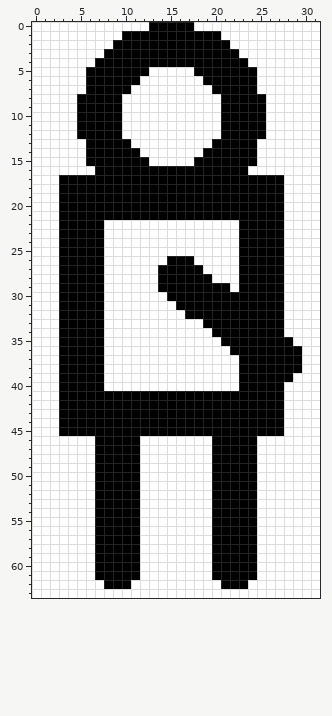
Pixel-art sprite: common/data/player.png. Above is the file before it was changed.
The file is 32x64 pixels.
Now the later version:
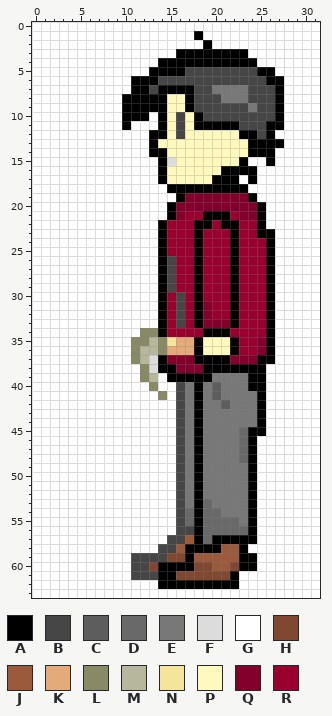
Palette (. is transparent): A #000000  B #464646  C #5d5d5d  D #696969  E #787878  F #dcdcdc  G #ffffff  H #804831  J #9c5a3c  K #e5aa7a  L #888a66  M #b6b79d  N #f5e49c  P #fff9bd  Q #82002b  R #990030
Commit: Character Demo
Edits made:
@@ x 0..31 @@
- 0 GGGGGGGGGGGGGAAAAAGGGGGGGGGGGGGG
- 1 GGGGGGGGGGAAAAAAAAAAAGGGGGGGGGGG
- 2 GGGGGGGGGAAAAAAAAAAAAAGGGGGGGGGG
- 3 GGGGGGGGAAAAAAAAAAAAAAAGGGGGGGGG
- 4 GGGGGGGAAAAAAAAAAAAAAAAAGGGGGGGG
- 5 GGGGGGAAAAAAAGGGGGAAAAAAAGGGGGGG
- 6 GGGGGGAAAAAAGGGGGGGAAAAAAGGGGGGG
- 7 GGGGGGAAAAAGGGGGGGGGAAAAAGGGGGGG
- 8 GGGGGAAAAAGGGGGGGGGGGAAAAAGGGGGG
- 9 GGGGGAAAAAGGGGGGGGGGGAAAAAGGGGGG
-10 GGGGGAAAAAGGGGGGGGGGGAAAAAGGGGGG
-11 GGGGGAAAAAGGGGGGGGGGGAAAAAGGGGGG
-12 GGGGGAAAAAGGGGGGGGGGGAAAAAGGGGGG
-13 GGGGGGAAAAAGGGGGGGGGAAAAAGGGGGGG
-14 GGGGGGAAAAAAGGGGGGGAAAAAAGGGGGGG
-15 GGGGGGAAAAAAAGGGGGAAAAAAAGGGGGGG
-16 GGGGGGGAAAAAAAAAAAAAAAAAGGGGGGGG
-17 GGGAAAAAAAAAAAAAAAAAAAAAAAAAGGGG
-18 GGGAAAAAAAAAAAAAAAAAAAAAAAAAGGGG
-19 GGGAAAAAAAAAAAAAAAAAAAAAAAAAGGGG
-20 GGGAAAAAAAAAAAAAAAAAAAAAAAAAGGGG
-21 GGGAAAAAAAAAAAAAAAAAAAAAAAAAGGGG
-22 GGGAAAAAGGGGGGGGGGGGGGGAAAAAGGGG
-23 GGGAAAAAGGGGGGGGGGGGGGGAAAAAGGGG
-24 GGGAAAAAGGGGGGGGGGGGGGGAAAAAGGGG
-25 GGGAAAAAGGGGGGGGGGGGGGGAAAAAGGGG
-26 GGGAAAAAGGGGGGGAAAGGGGGAAAAAGGGG
-27 GGGAAAAAGGGGGGAAAAAGGGGAAAAAGGGG
-28 GGGAAAAAGGGGGGAAAAAAGGGAAAAAGGGG
-29 GGGAAAAAGGGGGGAAAAAAAAGAAAAAGGGG
-30 GGGAAAAAGGGGGGGAAAAAAAAAAAAAGGGG
-31 GGGAAAAAGGGGGGGGAAAAAAAAAAAAGGGG
-32 GGGAAAAAGGGGGGGGGAAAAAAAAAAAGGGG
-33 GGGAAAAAGGGGGGGGGGGAAAAAAAAAGGGG
-34 GGGAAAAAGGGGGGGGGGGGAAAAAAAAGGGG
-35 GGGAAAAAGGGGGGGGGGGGGAAAAAAAAGGG
-36 GGGAAAAAGGGGGGGGGGGGGGAAAAAAAAGG
-37 GGGAAAAAGGGGGGGGGGGGGGGAAAAAAAGG
-38 GGGAAAAAGGGGGGGGGGGGGGGAAAAAAAGG
-39 GGGAAAAAGGGGGGGGGGGGGGGAAAAAAGGG
-40 GGGAAAAAGGGGGGGGGGGGGGGAAAAAGGGG
-41 GGGAAAAAAAAAAAAAAAAAAAAAAAAAGGGG
-42 GGGAAAAAAAAAAAAAAAAAAAAAAAAAGGGG
-43 GGGAAAAAAAAAAAAAAAAAAAAAAAAAGGGG
-44 GGGAAAAAAAAAAAAAAAAAAAAAAAAAGGGG
-45 GGGAAAAAAAAAAAAAAAAAAAAAAAAAGGGG
-46 GGGGGGGAAAAAGGGGGGGGAAAAAGGGGGGG
-47 GGGGGGGAAAAAGGGGGGGGAAAAAGGGGGGG
-48 GGGGGGGAAAAAGGGGGGGGAAAAAGGGGGGG
-49 GGGGGGGAAAAAGGGGGGGGAAAAAGGGGGGG
-50 GGGGGGGAAAAAGGGGGGGGAAAAAGGGGGGG
-51 GGGGGGGAAAAAGGGGGGGGAAAAAGGGGGGG
-52 GGGGGGGAAAAAGGGGGGGGAAAAAGGGGGGG
-53 GGGGGGGAAAAAGGGGGGGGAAAAAGGGGGGG
-54 GGGGGGGAAAAAGGGGGGGGAAAAAGGGGGGG
-55 GGGGGGGAAAAAGGGGGGGGAAAAAGGGGGGG
-56 GGGGGGGAAAAAGGGGGGGGAAAAAGGGGGGG
-57 GGGGGGGAAAAAGGGGGGGGAAAAAGGGGGGG
-58 GGGGGGGAAAAAGGGGGGGGAAAAAGGGGGGG
-59 GGGGGGGAAAAAGGGGGGGGAAAAAGGGGGGG
-60 GGGGGGGAAAAAGGGGGGGGAAAAAGGGGGGG
-61 GGGGGGGAAAAAGGGGGGGGAAAAAGGGGGGG
-62 GGGGGGGGAAAGGGGGGGGGGAAAGGGGGGGG
+ 0 GGGGGGGGGGGGGGGGGGGGGGGGGGGGGGGG
+ 1 GGGGGGGGGGGGGGGGGGAGGGGGGGGGGGGG
+ 2 GGGGGGGGGGGGGGGGGGGAGGGGGGGGGGGG
+ 3 GGGGGGGGGGGGGGGGAAAAAAAAGGGGGGGG
+ 4 GGGGGGGGGGGGGGAAAAAAAAAAAGGGGGGG
+ 5 GGGGGGGGGGGGGAAAABBBBBBBBAAGGGGG
+ 6 GGGGGGGGGGGAAABBBBBBBBBBBBAAGGGG
+ 7 GGGGGGGGGGGAABAAAABBEEEEBBBAGGGG
+ 8 GGGGGGGGGGAAAAAPPABBBEEEBBBAGGGG
+ 9 GGGGGGGGGGAAAAAPPABBBBBBEBBAGGGG
+10 GGGGGGGGGGAAAGAPBPABBBBBBBBAGGGG
+11 GGGGGGGGGGAGGGAPBPAAAAABBBAAGGGG
+12 GGGGGGGGGGGGGAAPBPPPPPPAABAGGGGG
+13 GGGGGGGGGGGGGAPPPPPPPPPPAAAAGGGG
+14 GGGGGGGGGGGGGAAPPPPPPPPPAAAGGGGG
+15 GGGGGGGGGGGGGGAFPPPPPPPAGGAGGGGG
+16 GGGGGGGGGGGGGGAPPPPPPAAAAGGGGGGG
+17 GGGGGGGGGGGGGGAPPPPPAAAGAGGGGGGG
+18 GGGGGGGGGGGGGGGAAAAAAAAAGGGGGGGG
+19 GGGGGGGGGGGGGGGGAQQQQQQQAGGGGGGG
+20 GGGGGGGGGGGGGGGAQQQQQQQQQAGGGGGG
+21 GGGGGGGGGGGGGGGAQRRAAARQQAGGGGGG
+22 GGGGGGGGGGGGGGARRRAARAARRAGGGGGG
+23 GGGGGGGGGGGGGGARRRARRRARRAAGGGGG
+24 GGGGGGGGGGGGGGARRRARRRARRRAGGGGG
+25 GGGGGGGGGGGGGGARRRARRRARRRAGGGGG
+26 GGGGGGGGGGGGGGABRRARRRARRRAGGGGG
+27 GGGGGGGGGGGGGGABRRARRRARRRAGGGGG
+28 GGGGGGGGGGGGGGABRRARRRARRRAGGGGG
+29 GGGGGGGGGGGGGGABRRARRRARRRAGGGGG
+30 GGGGGGGGGGGGGGARBRARRRARRRAGGGGG
+31 GGGGGGGGGGGGGGARBRAQRRARRRAGGGGG
+32 GGGGGGGGGGGGGGARBRAQRRARRRAGGGGG
+33 GGGGGGGGGGGGGGARBRAQQQARRRAGGGGG
+34 GGGGGGGGGGGGLLARRRRAAARRRRAGGGGG
+35 GGGGGGGGGGGLLMLNKKAPPPARRQAGGGGG
+36 GGGGGGGGGGGLMMLKKKAPPPARRQAGGGGG
+37 GGGGGGGGGGGLMFAQQQAAAAQQQAAGGGGG
+38 GGGGGGGGGGGGLFAAQQQAAAAAAAGGGGGG
+39 GGGGGGGGGGGGLMGAAAAAEEEEAAGGGGGG
+40 GGGGGGGGGGGGGLGGBEAECEEEAAGGGGGG
+41 GGGGGGGGGGGGGGLGBEAECEEEEAGGGGGG
+42 GGGGGGGGGGGGGGGGBEAEECEEEAGGGGGG
+43 GGGGGGGGGGGGGGGGBEAEEEEEEAGGGGGG
+44 GGGGGGGGGGGGGGGGBEAEEEEEEAGGGGGG
+45 GGGGGGGGGGGGGGGGBEAEEEEDAAGGGGGG
+46 GGGGGGGGGGGGGGGGBEAEEEEDAGGGGGGG
+47 GGGGGGGGGGGGGGGGBEAEEEEDAGGGGGGG
+48 GGGGGGGGGGGGGGGGBEAEEEEDAGGGGGGG
+49 GGGGGGGGGGGGGGGGBEAEEEEEAGGGGGGG
+50 GGGGGGGGGGGGGGGGBEAEEEEEAGGGGGGG
+51 GGGGGGGGGGGGGGGGBEAEEEEEAGGGGGGG
+52 GGGGGGGGGGGGGGGGBEAEEEEEAGGGGGGG
+53 GGGGGGGGGGGGGGGGBEADEEEEAGGGGGGG
+54 GGGGGGGGGGGGGGGGBDADDEEEAGGGGGGG
+55 GGGGGGGGGGGGGGGGBDADDDDEAGGGGGGG
+56 GGGGGGGGGGGGGGGGBBADDDDDAGGGGGGG
+57 GGGGGGGGGGGGGGGBBJADAAAAAGGGGGGG
+58 GGGGGGGGGGGGGGBBJAAAAJJAGGGGGGGG
+59 GGGGGGGGGGGBBBBHHAJJJJJAAGGGGGGG
+60 GGGGGGGGGGGBBHAAAAHHJJHAAGGGGGGG
+61 GGGGGGGGGGGBBBAAHHHHHHAGGGGGGGGG
+62 GGGGGGGGGGGGGGAAAAAAAAAGGGGGGGGG
 63 GGGGGGGGGGGGGGGGGGGGGGGGGGGGGGGG
Where, in picture pixels (left, top, right, bottom), the same in both pictures:
changed: (59, 22, 302, 589)
